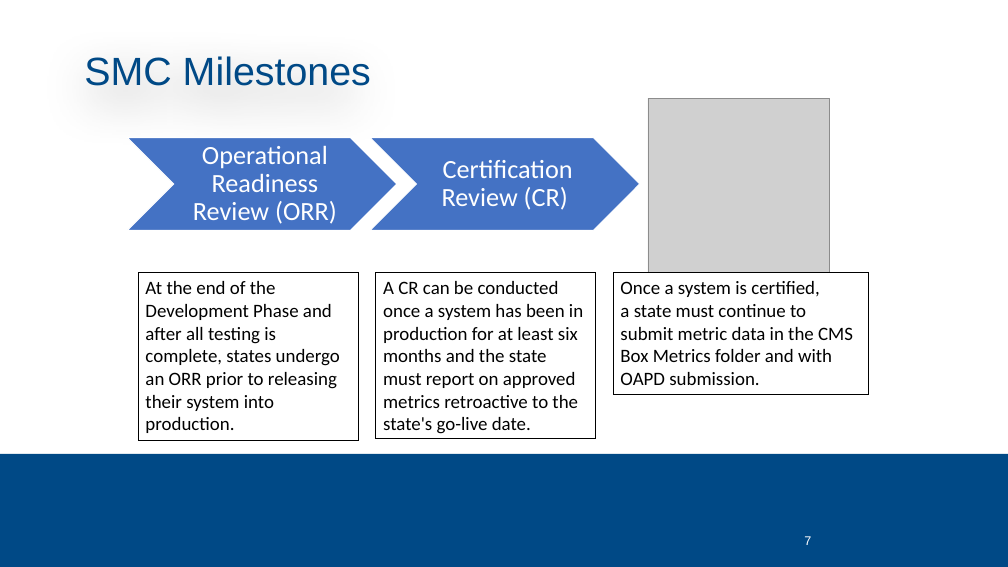
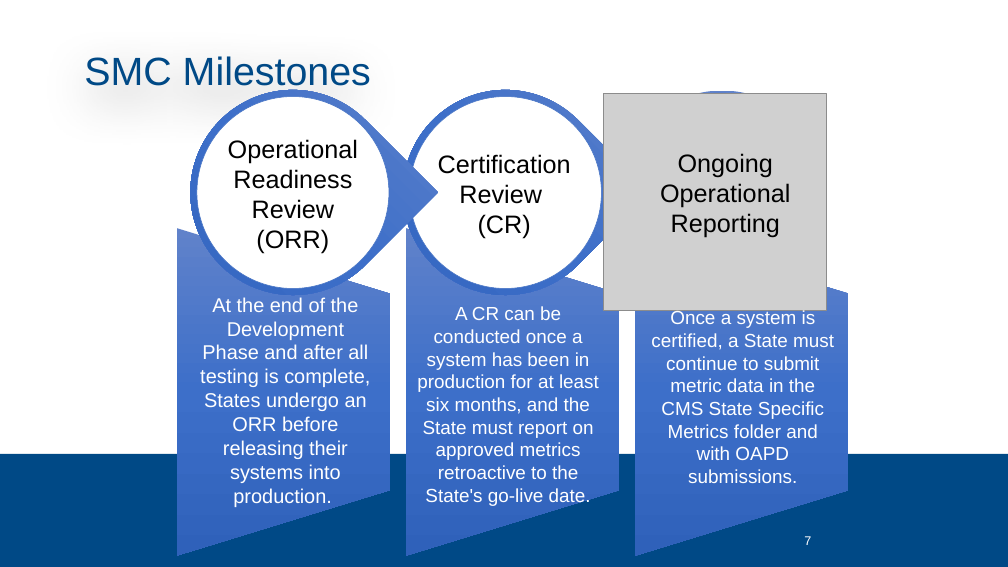
Before and after one commit to CMSgov/CMCS-DSG-DSS-Certification-Staging, a slide deck: slide 7 of SMC Kickoff Deck.pptx. Drawn at 1008x567 pixels with LibreOffice and Linux fonts; fonts in the diff are those of the drawing; grey boxes stand for pictures; background and template pictures are left out. Boxes give left, top, right and bottom in pixels: in the first picture for what was removed or moved away, otherwise in the second. Text is boxed around its words. In the diff, an @@ line names an element or a change of style, - is before the commit and + after.

```diff
--- a/SMC Kickoff Deck.pptx
+++ b/SMC Kickoff Deck.pptx
@@ group added at [148, 48, 825, 337]: 3 freeform shapes, 2 teardrops, 1 ellipse @@
@@ picture: place and size @@
-picture at [648, 98, 830, 281]
+picture at [603, 93, 827, 311]
@@ chevron removed at [127, 138, 397, 231] @@
@@ text "Operational" at [228, 139, 358, 254]: vertical alignment middle to top @@
@@ text at [228, 139, 358, 254]: text changed; size 25 to 24 pt; font Calibri to Arial; text colour #FFFFFF to #000000 @@
-Operational Readiness Review (ORR)
+Operational
+Readiness
+Review
+(ORR)
@@ chevron removed at [370, 138, 640, 231] @@
@@ text "Certification" at [438, 154, 571, 239]: vertical alignment middle to top @@
@@ text at [438, 154, 571, 239]: text changed; size 25 to 24 pt; font Calibri to Arial; text colour #FFFFFF to #000000 @@
-Certification Review (CR)
+Certification
+Review
+(CR)
@@ text added at [660, 153, 790, 238], 24 pt, text #000000 @@
+Ongoing Operational Reporting
@@ freeform shape added at [177, 228, 390, 556], fill gradient #6183CB to #3E70CA to #3062BB @@
@@ freeform shape added at [406, 228, 619, 556], fill gradient #6183CB to #3E70CA to #3062BB @@
@@ freeform shape added at [635, 228, 848, 556], fill gradient #6183CB to #3E70CA to #3062BB @@
@@ text "At the end of the ...": place and size @@
-text "At the end of the ..." at [138, 272, 358, 440]
+text "At the end of the ..." at [200, 297, 370, 507]
@@ text at [200, 297, 370, 507]: text changed; size 18 to 19 pt; font Calibri to Arial; text colour #000000 to #FFFFFF @@
-At the end of the Development Phase and after all testing is complete, states undergo an ORR prior to releasing their system into production.
+At the end of the Development Phase and after all testing is complete, States undergo an ORR before releasing their systems into production.
@@ text "A CR can be conducted ...": place and size @@
-text "A CR can be conducted ..." at [376, 272, 596, 439]
+text "A CR can be conducted ..." at [417, 306, 599, 506]
@@ text at [417, 306, 599, 506]: text changed; font Calibri to Arial; text colour #000000 to #FFFFFF @@
-A CR can be conducted once a system has been in production for at least six months and the state must report on approved metrics retroactive to the state's go-live date.
+A CR can be conducted once a system has been in production for at least six months, and the State must report on approved metrics retroactive to the State's go-live date.
@@ fill #FFFFFF to none; outline #000000 1 pt to none in 3 elements at [417, 306, 599, 506], [200, 297, 370, 507], [651, 310, 834, 483] @@
@@ text "Once a system is certified, ...": place and size @@
-text "Once a system is certified, ..." at [613, 272, 869, 395]
+text "Once a system is certified, ..." at [651, 310, 834, 483]
@@ text at [651, 310, 834, 483]: text changed; font Calibri to Arial; text colour #000000 to #FFFFFF @@
-Once a system is certified, a state must continue to submit metric data in the CMS Box Metrics folder and with OAPD submission.
+Once a system is certified, a State must continue to submit metric data in the CMS State Specific Metrics folder and with OAPD submissions.
```
Also in this commit, not shown: 25 other slides changed, 2 slides added, 3 slides removed.
